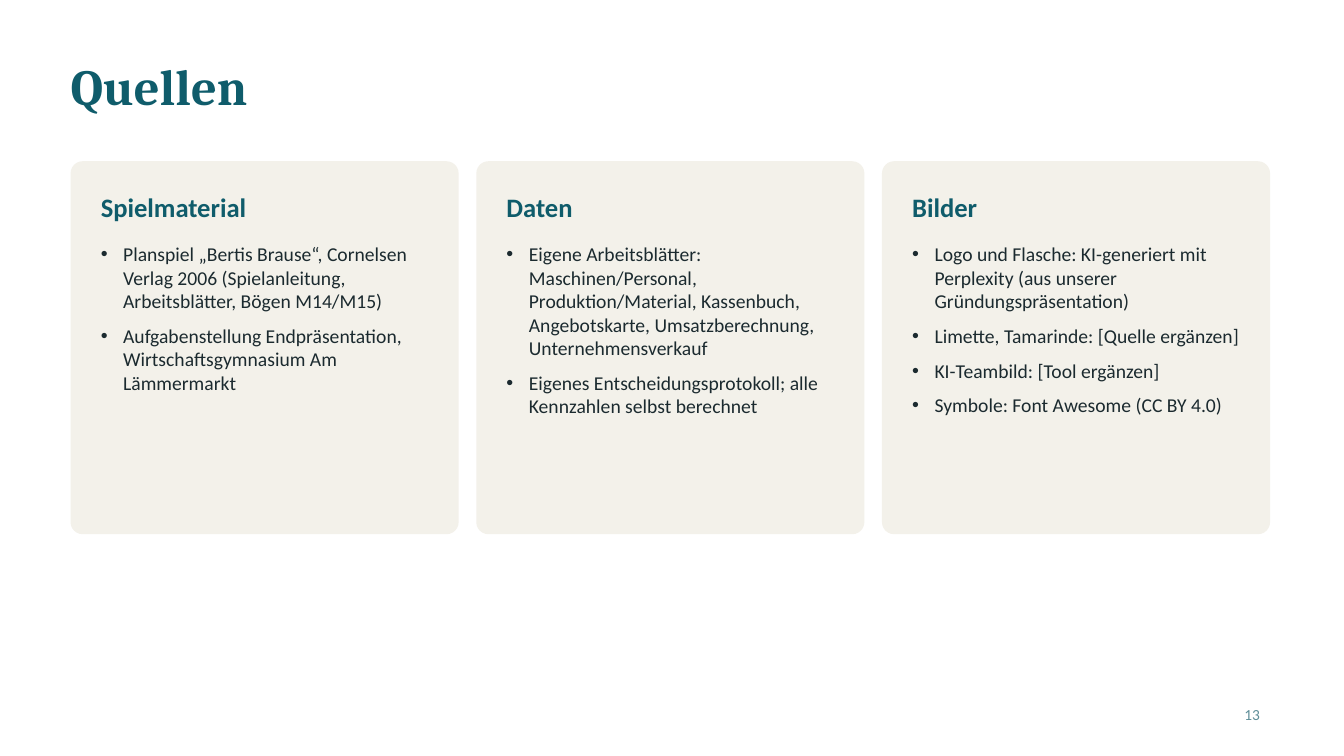
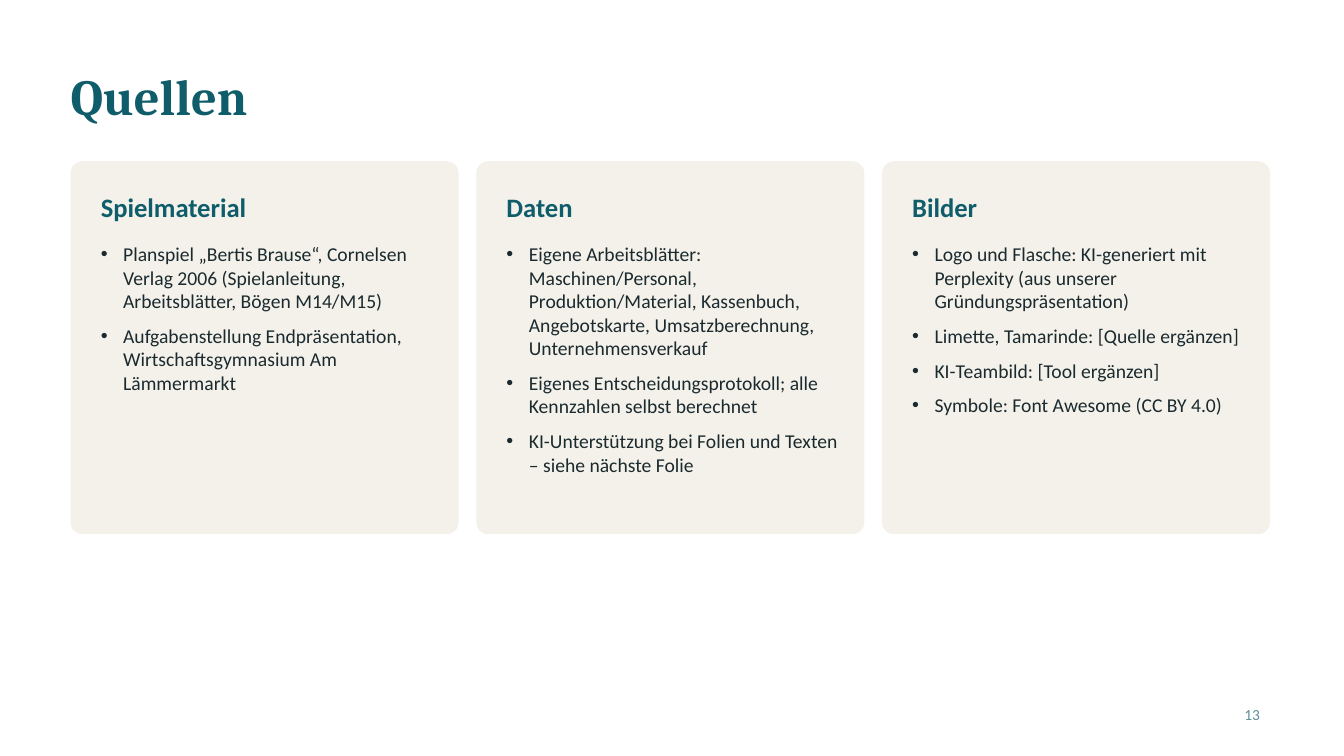
Before and after one commit to jofy0002/claude-workspace, a slide deck: slide 13 of endpraesentation/Elbharz_Endpraesentation.pptx. Drawn at 1344x756 pixels with LibreOffice and Linux fonts; fonts in the diff are those of the drawing. Boxes give left, top, right and bottom in pixels: in the first picture for what was removed or moved away, otherwise in the second. Text is boxed around its words. In the diff, an @@ line names an element or a change of style, - is before the commit and + after.

```diff
--- a/endpraesentation/Elbharz_Endpraesentation.pptx
+++ b/endpraesentation/Elbharz_Endpraesentation.pptx
@@ title "Quellen": place and size @@
-title "Quellen" at <box>71,70,248,114</box>
+title "Quellen" at <box>71,80,248,124</box>
@@ text at <box>529,434,837,472</box>: paragraph added @@
+• KI-Unterstützung bei Folien und Texten – siehe nächste Folie
```
Also in this commit, not shown: 12 other slides changed, 1 slide added, 4 other files.
